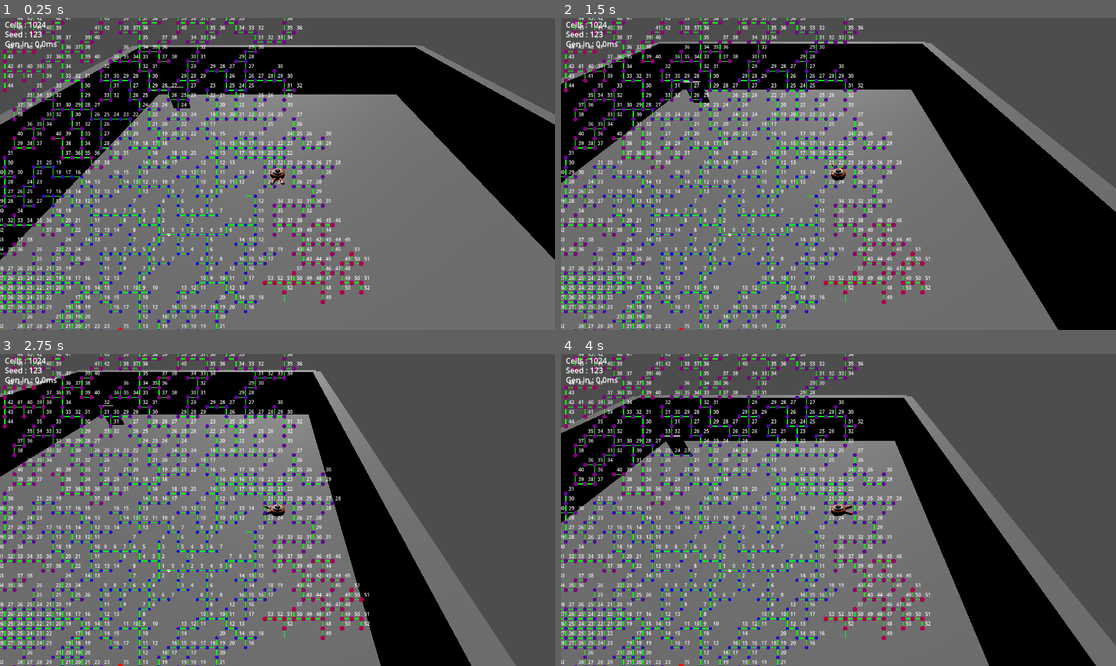
Above: before the commit, frames 1-4 (two rows, left to right).
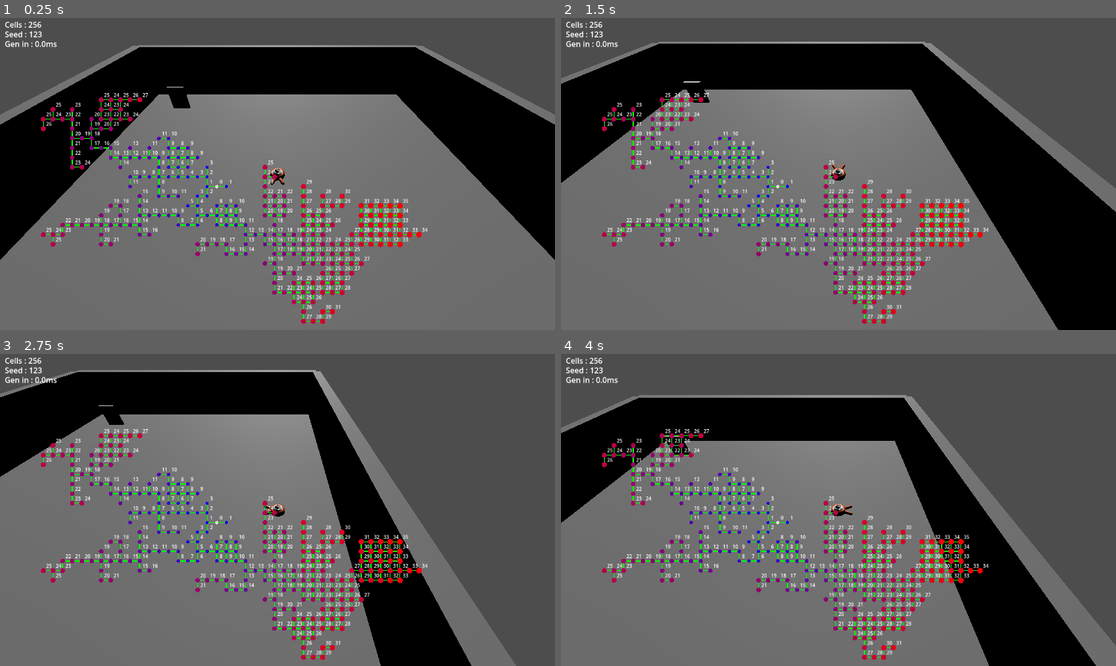
Above: after the commit, the same moments.

Repository: LeFodeurCou/Godot-Lab
Game: Godot game, scene res://World/Static/World000001.tscn
Same seed, same stepped clock (60 frames per second), same inputs: the game is played once before the commit and once after it. This scene is started directly instead of the project's main scene.
Inputs:
- Up to frame 1 (0.25 s): no input
- Up to frame 2 (1.5 s): tap Enter at 0.5 s; hold D (move_right) 0.53-1.28 s; tap Space (jump) at 0.77 s; hold S (move_back) from 1.28 s (still down)
- Up to frame 3 (2.75 s): tap Space (jump) at 1.52 s; release S (move_back) at 2.03 s; hold D (move_right) from 2.03 s (still down)
- Up to frame 4 (4 s): release D (move_right) at 2.78 s; hold W (move_forward) 2.78-3.53 s; tap Space (jump) at 3.02, 3.77 s; hold A (move_left) from 3.53 s (still down)

The runs differ from the first frame. In frame 1, 13% of the frame differs, in the area x 0-77%, y 0-100%; in frame 2, 13%; in frame 3, 13%; in frame 4, 13%.

Commit message:
Updated : the square function from the ProceduralGeneratorConfig can now make even sided squares. Added : the same config as previous now directly contains the random generator choosen. We may need a factory somewhere to improve how to make the choice ? Also we added our first 3D rendering, without any optimization here, just to see. We also added a Node2D as a debug overlay for our world000004 to display the cellNumber value, the seed, the generation time in ms and also the FPS now. Added a debug function to our new WorldCreator to see the cell's heat above the floor. We need to centralize debug as global variable and debug methods may be as inheritance. Then one day we'll also need to make appear the debug from a player input instead of having hard coded

Diff:
--- a/Behaviour/ProceduralGeneration/Model/ProceduralGeneratorConfig.gd
+++ b/Behaviour/ProceduralGeneration/Model/ProceduralGeneratorConfig.gd
@@ -4,6 +4,7 @@
 
 var id: Variant = "myFirstProceduralMaze"
 var seedHandler: SeedHandler
+var rng: RandomGenerator
 # max cellNumber limit tested 10M
 # 100 ~1-2+ ms
 # 1000 ~15-20ms
@@ -11,8 +12,8 @@
 # 100K ~1.5s
 # 1M ~16s
 #var cellNumber: int = 1024
-#var cellNumber: int = 16*16 # Minecraft logic
-var cellNumber: int = 16*16*4 # also Minecraft logic but bigger
+var cellNumber: int = 16*16 # Minecraft logic
+#var cellNumber: int = 16*16*4 # also Minecraft logic but bigger
 #var cellNumber: int = 10000000 # Hardest stress test
 
 # Zone config
@@ -25,6 +26,10 @@
 var shape: Callable = shapes['square']
 # Used to precompute sqrt(cellNumber) for square and circle shapes
 var radius
+var side: int
+var half: int
+var squareOffsetX: int
+var squareOffsetY: int
 
 # true : more corridor maze by counting neighbors
 # false : more blob maze (no neighbors count)
@@ -46,7 +51,7 @@
 	],
 	3: [
 		0.3,
-		4,
+		10,
 		0.3,
 	],
 } # 0.05 of cells can become a room candidate
@@ -67,8 +72,14 @@
 
 func _init(seedHandlerInput: SeedHandler):
 	seedHandler = seedHandlerInput
+	# TODO find a way to configure it
+	rng = seedHandler.dungeonRng.call(id)
 	if isFilled:
 		radius = sqrt(cellNumber)
+		side = int(floor(radius))
+		half = side >> 1
+		squareOffsetX = rng.randi(0, 1)
+		squareOffsetY = rng.randi(0, 1)
 		isStrictMaze = false
 		frontierDecay = 0.0
 		directionMomentum = 0.0
@@ -90,14 +101,29 @@
 	var r = int((radius - 1) * 0.5)
 	return lx * lx + ly * ly <= r * r
 
+#func square(x:int, y:int) -> bool:
+	## TODO see if r can be a little more to avoid dead cells from cellNumber
+	## TODO see if we can make even squares, for now it's mandatory odd with the origin as center
+	#var lx = x - cellNumber
+	#var ly = y - cellNumber
+	#
+	#var r = int((radius - 1) * 0.5)
+	#return abs(lx) <= r and abs(ly) <= r
+
 func square(x:int, y:int) -> bool:
-	# TODO see if r can be a little more to avoid dead cells from cellNumber
-	# TODO see if we can make even squares, for now it's mandatory odd with the origin as center
 	var lx = x - cellNumber
 	var ly = y - cellNumber
-
-	var r = int((radius - 1) * 0.5)
-	return abs(lx) <= r and abs(ly) <= r
+	if side % 2 == 1:
+		# odd → centered
+		return abs(x) <= half and abs(y) <= half
+	else:
+		# even → shifted
+		return (
+			lx >= -half + squareOffsetX and
+			lx <  half + squareOffsetX and
+			ly >= -half + squareOffsetY and
+			ly <  half + squareOffsetY
+		)
 
 func diamond(x:int, y:int) -> bool:
 	var lx = x - cellNumber
--- a/Behaviour/ProceduralGeneration/ProceduralGenerator.gd
+++ b/Behaviour/ProceduralGeneration/ProceduralGenerator.gd
@@ -75,7 +75,7 @@
 
 # Config initialization to avoid dereferences
 func configInit(inputConfig: ProceduralGeneratorConfig) -> void:
-	rng = inputConfig.seedHandler.dungeonRng.call(inputConfig.id)
+	rng = inputConfig.rng
 	cellNumber = inputConfig.cellNumber
 	isFilled = inputConfig.isFilled
 	shape = inputConfig.shape
--- /dev/null
+++ b/Behaviour/ProceduralGeneration/WorldCreator.gd
@@ -0,0 +1,104 @@
+extends Node3D
+
+class_name WorldGenerator
+
+# TODO make it root global
+var debug = true
+
+# SoA (Structure of Arrays) : Replace Cell class
+var cellX: Array = PackedInt32Array()
+var cellY: Array = PackedInt32Array()
+var cellDirection: Array = PackedByteArray()
+var cellNeighbors := PackedInt32Array()
+var cellHeat: Array = PackedInt32Array()
+var cellSocketMask: Array = PackedByteArray()
+var cellStructureType: Array = PackedByteArray()
+var cellCount: int = 0;
+
+# TODO pass through config after
+var roomWidth = 10
+var roomDepth = 10
+var wallHeight = 8
+var wallThickeness = 2
+var floorThickeness = 2
+
+var floorFactory = preload("res://Environment/Component/Floor.gd")
+var wallFactory = preload("res://Environment/Component/Wall.gd")
+
+# Direction on axe x
+# DX[DIR_DOWN] = 0
+const DX = [0, 1, 0, -1]
+# Direction on axe z
+# DZ[DIR_DOWN] = 1
+const DZ = [-1, 0, 1, 0]
+
+func _init(generator: ProceduralGenerator) -> void:
+	# SoA Cell clear
+	cellX.clear()
+	cellY.clear()
+	cellDirection.clear()
+	cellNeighbors.clear()
+	cellHeat.clear()
+	cellSocketMask.clear()
+	cellStructureType.clear()
+
+	generator.create()
+
+	cellX = generator.cellX
+	cellY = generator.cellY
+	cellDirection = generator.cellDirection
+	cellNeighbors = generator.cellNeighbors
+	cellHeat = generator.cellHeat
+	cellSocketMask = generator.cellSocketMask
+	cellStructureType = generator.cellStructureType
+	cellCount = generator.cellCount
+
+func generate(world: Node3D) -> Vector3i:
+	var originX = cellX[0]
+	var originY = cellY[0]
+	for cellIdx in range(cellCount):
+		var x = (cellX[cellIdx] - originX) * roomWidth
+		var z = (cellY[cellIdx] - originY) * roomDepth
+		makeFloor(world, x, z)
+		checkNeighbors(world, cellIdx, x, z)
+		debugLabels(world, cellIdx, x, z)
+	return Vector3i(0, floorThickeness >> 1, 0)
+
+func makeFloor(world: Node3D, x: int, z: int) -> void:
+	world.add_child(
+		floorFactory.create(
+			"Floor",
+			Vector3(roomWidth, 2, roomDepth),
+			Vector3(x, 0, z)
+		)
+	)
+
+func checkNeighbors(world: Node3D, cellIdx: int, x: int, z: int) -> void:
+		for dir in 4 :
+				var wall: Wall
+				if cellSocketMask[cellIdx] & (1 << dir):
+					continue # Place real links here
+				else:
+					wall = makeWall(
+						x + (DX[dir] * roomWidth >> 1),
+						z + (DZ[dir] * roomDepth >> 1)
+					)
+				if null != wall and dir % 2 != 0:
+					wall.rotateLeft()
+				world.add_child(wall)
+
+func makeWall(x: int, z: int) -> Wall:
+	return wallFactory.create(
+			"Wall",
+			Vector3(roomWidth + wallThickeness, wallHeight, wallThickeness),
+			Vector3(x, wallHeight / 2.0 - floorThickeness, z)
+		)
+
+func debugLabels(world, cellIdx: int, x: int, z:int) -> void:
+	if !debug:
+		return
+	var label = Label3D.new()
+	label.text = str(cellHeat[cellIdx])
+	label.font_size = 320
+	label.position = Vector3(x, 3, z)
+	world.add_child(label)
--- a/Behaviour/Seed/RandomGenerator.gd
+++ b/Behaviour/Seed/RandomGenerator.gd
@@ -43,7 +43,7 @@
 	# final avalanche mixing
 	return h ^ (h >> 16)
 
-# Usage if positional_randf(cx,cy,seed) < 0.1:
+# Usage if positionalRandf(cx,cy,seed) < 0.1:
 #	spawn_loot()
 func positionalRandf(x:int, y:int, originSeed:int) -> float:
 	var r = positionalRng(x,y,originSeed)
--- a/Behaviour/Seed/SeedHandler.gd
+++ b/Behaviour/Seed/SeedHandler.gd
@@ -7,6 +7,7 @@
 var lootRng: Callable
 var villageRng: Callable
 var caveRng: Callable
+var randomRng: Callable
 # TODO add or remove some to have as many RNG as we need here
 
 func _init(originSeed: Variant):
@@ -30,3 +31,7 @@
 		return RandomGenerator.new(
 			hash(str(originSeed, "cave", localSeed))
 		)
+	randomRng = func(localSeed: Variant) -> RandomGenerator:
+		return RandomGenerator.new(
+			hash(str(originSeed, "random", localSeed))
+		)
--- /dev/null
+++ b/Debug/DebugOverlay.gd
@@ -0,0 +1,22 @@
+extends Node2D
+
+class_name DebugOverlay
+
+var text_lines: Array[String] = []
+
+func set_lines(lines: Array[String]) -> void:
+	text_lines = lines
+	queue_redraw()
+
+func _draw():
+	var y := 20
+	for line in text_lines:
+		draw_string(
+			ThemeDB.fallback_font,
+			Vector2(10, y),
+			line,
+			HORIZONTAL_ALIGNMENT_LEFT,
+			-1,
+			14
+		)
+		y += 20
--- a/Environment/Component/Floor.gd
+++ b/Environment/Component/Floor.gd
@@ -5,12 +5,10 @@
 	var floorMesh = MeshInstance3D.new()
 	floorMesh.mesh = BoxMesh.new()
 	floorMesh.scale = size
-	floorMesh.position = position
 
 	var floorCollision = CollisionShape3D.new()
 	floorCollision.shape = BoxShape3D.new()
 	floorCollision.shape.size = size
-	floorCollision.position = position
 
 	var floorBody = StaticBody3D.new()
 	floorBody.name = "Ground"
--- /dev/null
+++ b/World/Dynamic/World000004.gd
@@ -0,0 +1,56 @@
+extends Node3D
+
+# TODO make it root global
+var debug = true
+
+var originSeed = 123
+var generator: ProceduralGenerator
+
+var config: ProceduralGeneratorConfig
+
+# Timer
+var start
+var end
+var elapsed
+
+func generateWorld(portalBackTarget: String) -> Node3D:
+
+	var world = Node3D.new()
+	world.name = "World000004"
+
+	var seedHandler = SeedHandler.new(originSeed)
+	config = ProceduralGeneratorConfig.new(seedHandler)
+	generator = ProceduralGenerator.new(config)
+	var worldGenerator = WorldGenerator.new(generator)
+	start = Time.get_ticks_usec()
+	var origin = worldGenerator.generate(world)
+	end = Time.get_ticks_usec()
+	elapsed = (end - start) / 1000.0
+
+	var lightFactory = preload("res://Environment/Component/Light.gd")
+	world.add_child(
+		lightFactory.create()
+	)
+
+	#player
+	var playerScene = preload("res://Player/player.tscn")
+	var player = playerScene.instantiate()
+	player.position = origin
+	world.add_child(player)
+
+	debugOverlay(world)
+
+	return world
+
+func debugOverlay(world: Node3D) -> void:
+	if (debug):
+		var canvas = CanvasLayer.new()
+		var overlay = DebugOverlay.new()
+		overlay.set_lines([
+			"Cells: %d" % generator.cellCount,
+			"Seed: %d" % originSeed,
+			"Gen: %.2f ms" % elapsed,
+			"FPS: %d" % Engine.get_frames_per_second(),
+		])
+		canvas.add_child(overlay)
+		world.add_child(canvas)
--- a/World/Static/MainWorld.tscn
+++ b/World/Static/MainWorld.tscn
@@ -23,3 +23,8 @@
 transform = Transform3D(1, 0, 0, 0, 1, 0, 0, 0, 1, 16, 0, 5)
 generateWorld = true
 targetWorld = "World000003"
+
+[node name="Portal4" parent="." unique_id=1099007131 instance=ExtResource("2_e2s3l")]
+transform = Transform3D(1, 0, 0, 0, 1, 0, 0, 0, 1, -16, 0, 5)
+generateWorld = true
+targetWorld = "World000004"
--- a/World/Static/testScript.gd
+++ b/World/Static/testScript.gd
@@ -39,7 +39,7 @@
 	var seedHandler = SeedHandler.new(originSeed)
 	var config = ProceduralGeneratorConfig.new(seedHandler)
 	generator = ProceduralGenerator.new(config)
-	offset = Vector2(-config.cellNumber, -config.cellNumber) * cell_scale + Vector2(350,450)
+	offset = Vector2(-config.cellNumber, -config.cellNumber) * cell_scale + Vector2(450,350)
 
 	start = Time.get_ticks_usec()
 	generator.create()
Not shown, added: Behaviour/ProceduralGeneration/WorldCreator.gd.uid
Not shown, added: Debug/DebugOverlay.gd.uid
Not shown, added: World/Dynamic/World000004.gd.uid
Not shown, changed: export_presets.cfg
